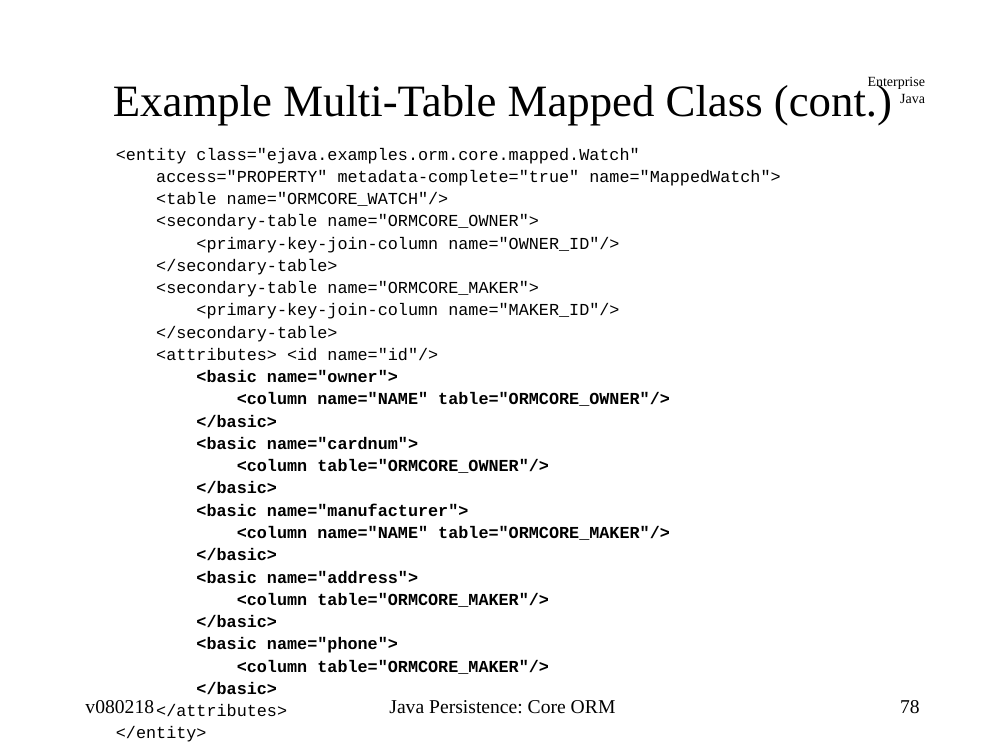
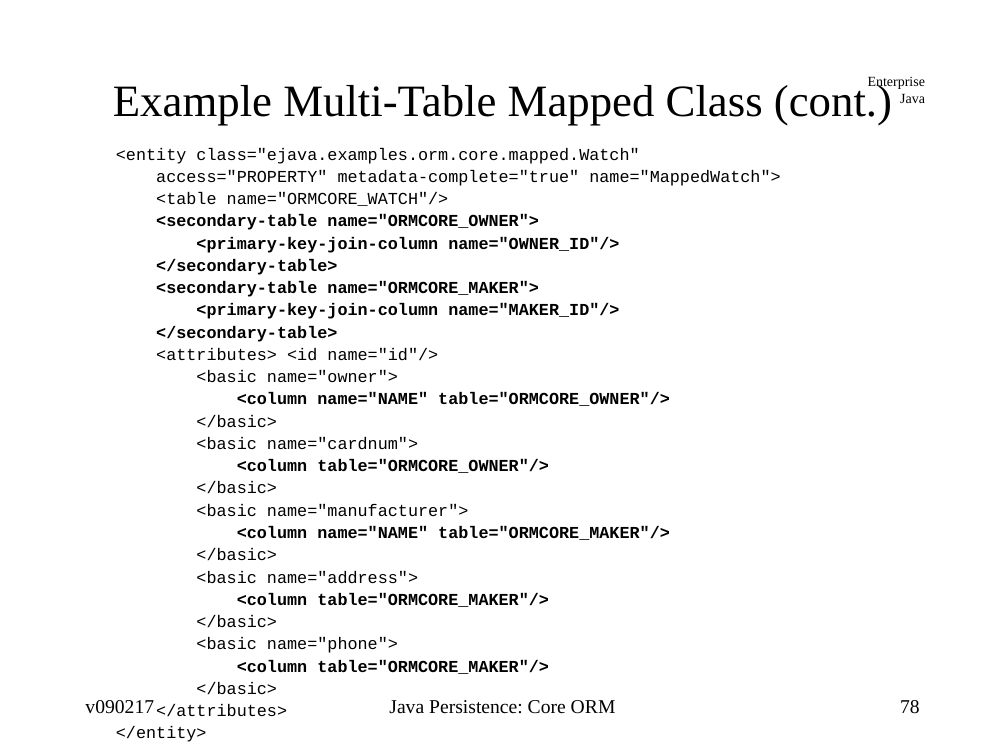
Before and after one commit to jcstaff/ejava-javaee, a slide deck: slide 78 of ormCore/src/site/resources/lectures/ormCore.ppt. Drawn at 1008x756 pixels with LibreOffice and Linux fonts; fonts in the diff are those of the drawing. Boxes give left, top, right and bottom in pixels: in the first picture for what was removed or moved away, otherwise in the second. Text is boxed around its words. In the diff, an @@ line names an element or a change of style, - is before the commit and + after.

```diff
--- a/ormCore/src/site/resources/lectures/ormCore.ppt
+++ b/ormCore/src/site/resources/lectures/ormCore.ppt
@@ text at (156, 214, 619, 695): bold on in "<secondary-table name="ORMCORE_OWNER">", "<primary-key-join-column name="OWNER_ID"/>", "</secondary-table>", "<secondary-table name="ORMCORE_MAKER">" and 2 more places; bold off in "<basic name="owner">", "</basic>", "<basic name="cardnum">", "</basic>" and 6 more places @@
@@ text at (85, 700, 154, 714): text changed @@
-v080218
+v090217
```
Also in this commit, not shown: 89 other slides changed, 6 slides added, 5 other files.
